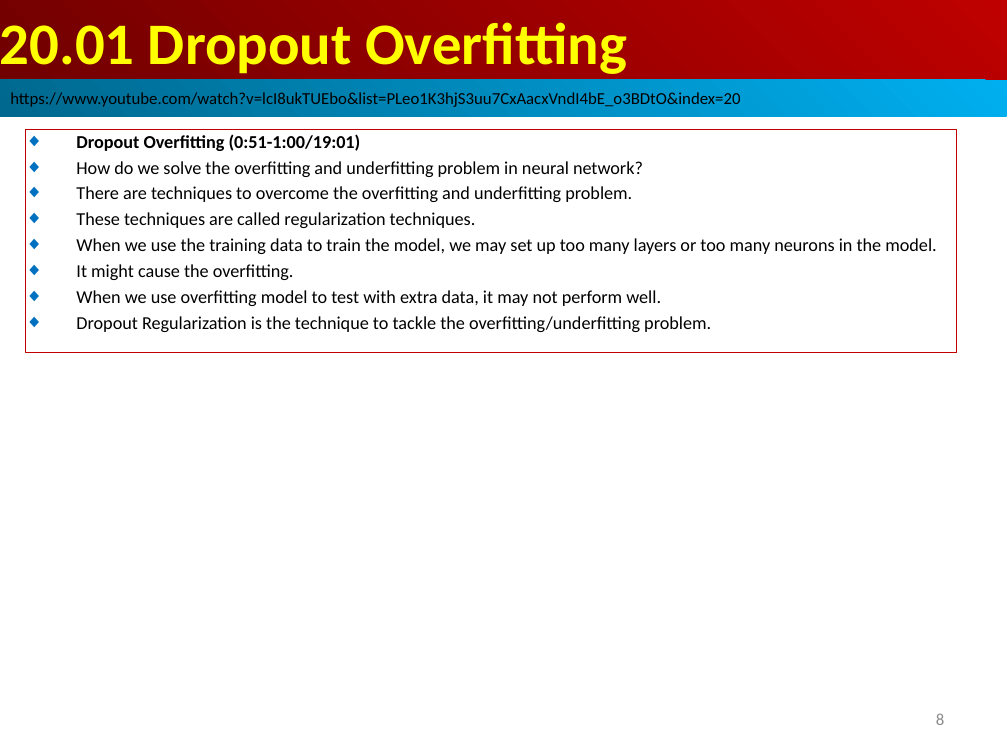
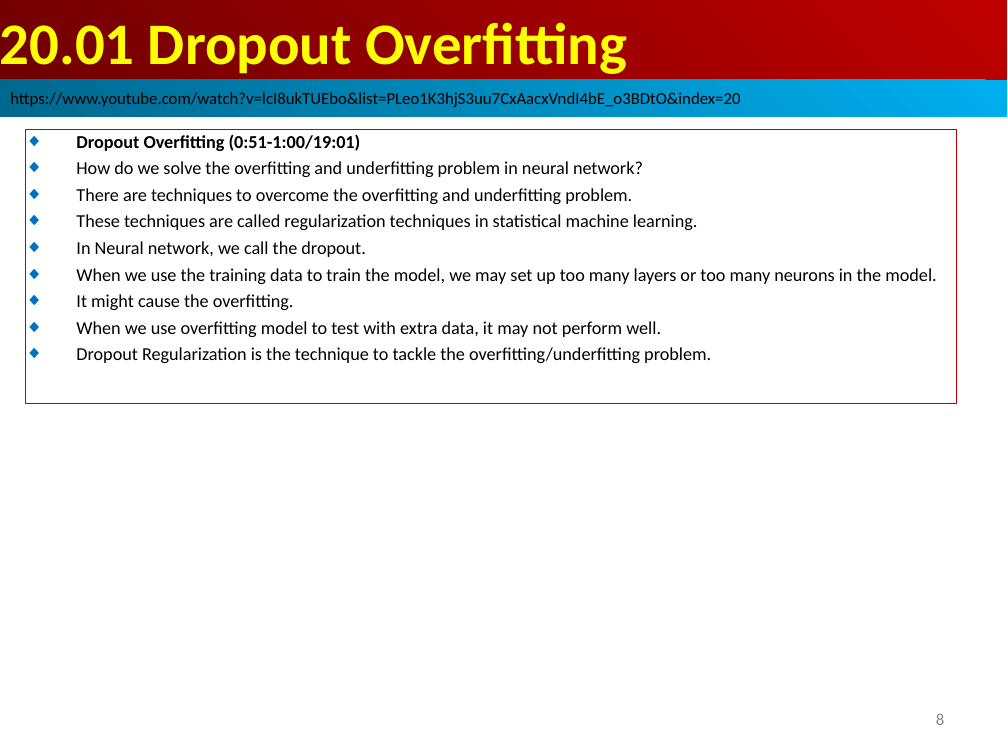
Before and after one commit to peterhchen/AIU_CS512_DL, a slide deck: slide 8 of 000_Lecture_Project/week10/001_Video/20.01_Dropout.ppt. Drawn at 1008x756 pixels with LibreOffice and Linux fonts; fonts in the diff are those of the drawing. Boxes give left, top, right and bottom in pixels: in the first picture for what was removed or moved away, otherwise in the second. Text is boxed around its words. In the diff, an @@ line names an element or a change of style, - is before the commit and + after.

Commit message:
Add files via upload
1. Drop odd number of neurons. we drop one less.
2. Dropout include the input layer.

```diff
--- a/000_Lecture_Project/week10/001_Video/20.01_Dropout.ppt
+++ b/000_Lecture_Project/week10/001_Video/20.01_Dropout.ppt
@@ rectangle "Dropout Overfitting (0:51-1:00/19:01)": place and size @@
-rectangle "Dropout Overfitting (0:51-1:00/19:01)" at [25, 130, 957, 353]
+rectangle "Dropout Overfitting (0:51-1:00/19:01)" at [25, 130, 957, 403]
@@ text in rectangle at [76, 214, 698, 257]: text changed @@
-◆ These techniques are called regularization techniques.
+◆ These techniques are called regularization techniques in statistical machine learning.
+◆ In Neural network, we call the dropout.
```
Also in this commit, not shown: 8 other slides changed, 2 other files.
